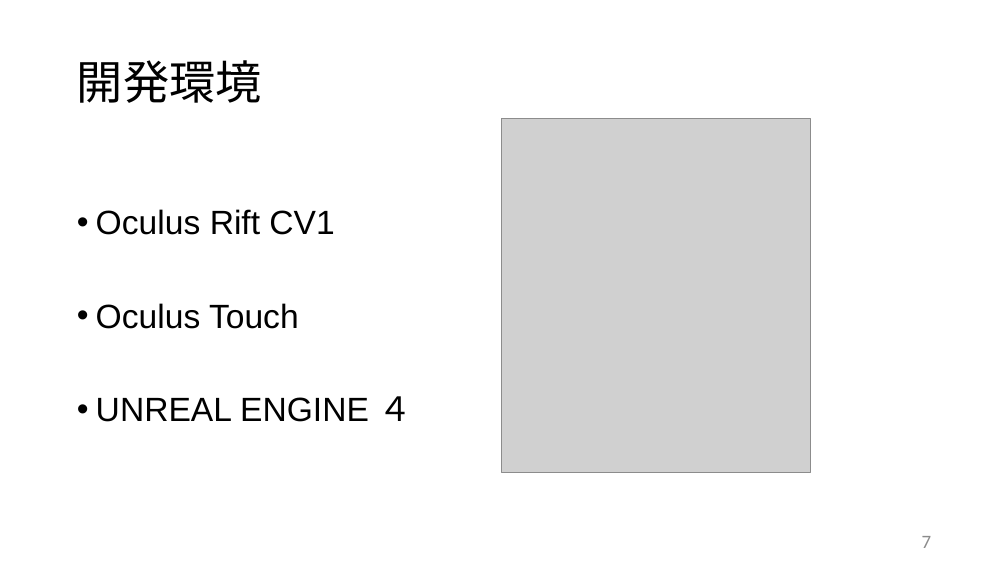
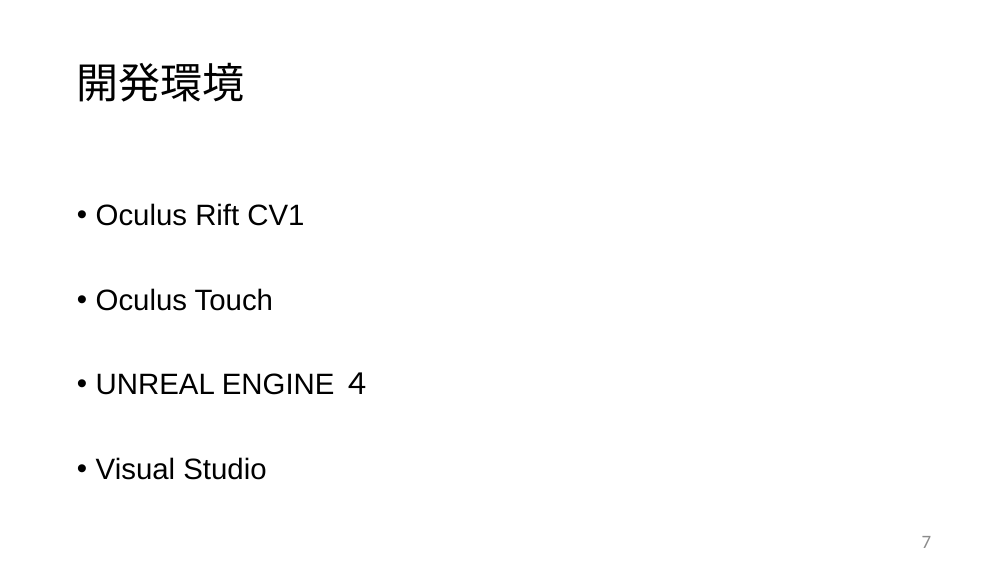
Before and after one commit to yamako0/dissertation, a slide deck: slide 7 of スライド/20170720_中間発表.pptx. Drawn at 1008x567 pixels with LibreOffice and Linux fonts; fonts in the diff are those of the drawing; grey boxes stand for pictures. Boxes give left, top, right and bottom in pixels: in the first picture for what was removed or moved away, otherwise in the second. Text is boxed around its words. In the diff, an @@ line names an element or a change of style, - is before the commit and + after.

```diff
--- a/スライド/20170720_中間発表.pptx
+++ b/スライド/20170720_中間発表.pptx
@@ title "開発環境" at (x1=77, y1=62, x2=245, y2=102): size 44 to 40 pt @@
@@ picture removed at (x1=501, y1=119, x2=811, y2=473) @@
@@ text at (x1=96, y1=203, x2=372, y2=395): size 32 to 28 pt in "Oculus Rift CV1", "Oculus Touch", "UNREAL ENGINE ４" @@
@@ text at (x1=96, y1=457, x2=266, y2=480): paragraph added @@
+• Visual Studio
```
Also in this commit, not shown: 4 other slides changed, 2 slides added, 1 slide removed.
